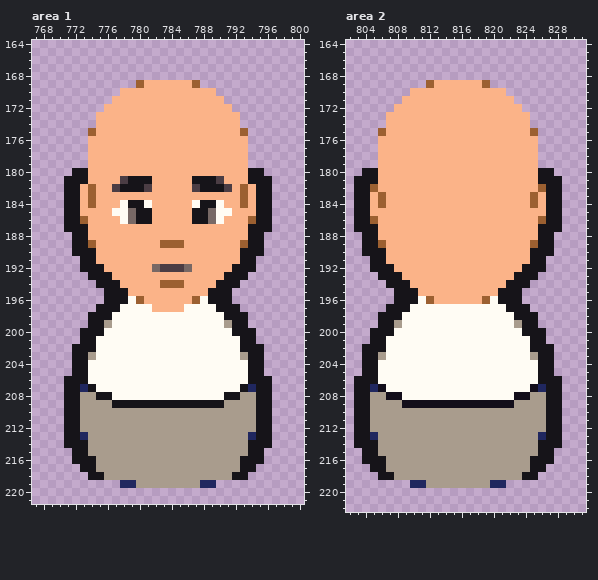
Pixel-art file, stored at godot/res/sprites/characters/characters.aseprite. The first picture shows the starting point.
960x480 pixels, 1 frame. Colours within 5 levels of each other are drawn and written as one. Shown: area 1: x 767..800, y 164..221; area 2: x 802..831, y 164..222. The commit also changed other parts of the picture, which this record leaves out.
Now the later version:
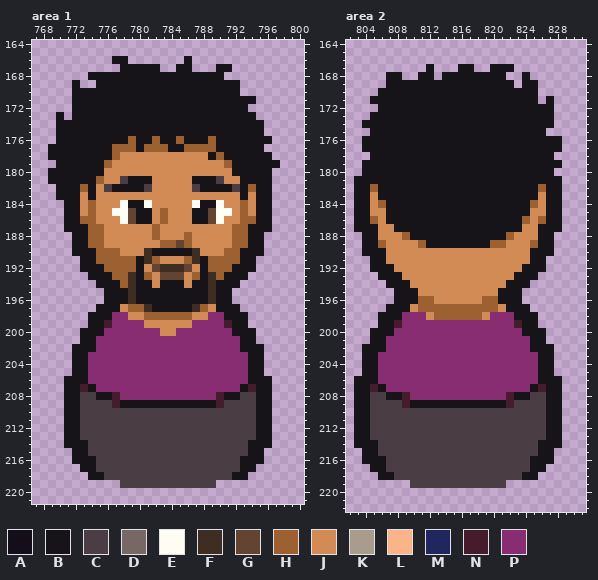
Palette (. is transparent): A #130e1a  B #161419  C #4b3d44  D #776865  E #fffcf4  F #3e2d22  G #634432  H #9c6031  J #d28b55  K #a99c8d  L #fbb388  M #20275f  N #461b2c  P #882d71
Edits made:
Area 1, layers "Outlines", "Hair & Clothes", "Main":
y 166: x 777..778 .. -> BB; x 786 . -> B
y 167: x 778..782 ..... -> BBBBB; x 785..786 .. -> BB; x 790..791 .. -> BB
y 168: x 774..790 ................. -> BBBBBBBBBBBBBBBBB
y 169: x 772 . -> B; x 775..792 .....HLLLLLLH..... -> BBBBBBBBBBBBBBBBBB
y 170: x 772..792 ......LLLLLLLLLLLL... -> BBBBBBBBBBBBBBBBBBBBB
y 171: x 772..794 .....LLLLLLLLLLLLLL.... -> BBBBBBBBBBBBBBBBBBBBBBB
y 172: x 772..793 ....LLLLLLLLLLLLLLLL.. -> BBBBBBBBBBBBBBBBBBBBBB
y 173: x 770 . -> B; x 772..794 ...LLLLLLLLLLLLLLLLLL.. -> BBBBBBBBBBBBBBBBBBBBBBB
y 174: x 770..795 .....LLLLLLLLLLLLLLLLLL... -> BBBBBBBBBBBBBBBBBBBBBBBBBB
y 175: x 770..795 ....HLLLLLLLLLLLLLLLLLLH.. -> BBBBBBBBBBBBBBBBBBBBBBBBBB
y 176: x 770..796 ....LLLLLLLLLLLLLLLLLLLL... -> BBBBBBBBBHBBHBBHBBBHBBBBBBB
y 177: x 769..795 .....LLLLLLLLLLLLLLLLLLLL.. -> BBBBBBBBHHHBHHHBBHHHHBBBBBB
y 178: x 769..796 .....LLLLLLLLLLLLLLLLLLLL... -> BBBBBBBBHJJJJJJJJJJJBHBBBBBB
y 179: x 770..797 ....LLLLLLLLLLLLLLLLLLLL.... -> BBBBBBHJJJJJJJJJJJJJJHBBBBBB
y 180: x 769..771 ... -> BBB; x 774..793 LLLLLLLLLLLLLLLLLLLL -> BBJJJJJJJJJJJJJJJJBB; x 796 . -> B
y 181: x 769..770 .. -> BB; x 774..777 LLLL -> BHJJ; x 782..786 LLLLL -> JJJJJ; x 791..793 LLL -> JJB
y 182: x 770 . -> B; x 773..777 LHLLC -> HBJCB; x 782..786 LLLLL -> JJJJJ; x 791..794 CLHL -> BCBH
y 183: x 770 . -> B; x 773..794 LHLLLLLLLLLLLLLLLLLLHL -> JBJJJJJJJJJJJJJJJJJJBJ
y 184: x 773 L -> J; x 775..777 LLL -> JJJ; x 782..786 LLLLL -> JJJJJ; x 791..792 LL -> JJ; x 794 L -> J
y 185: x 773..776 LLLL -> JHJJ; x 779 D -> G; x 782..786 LLLLL -> JHJJJ; x 789 D -> G; x 792..794 LLL -> JHJ
y 186: x 774..777 LLLL -> HJJJ; x 779 D -> G; x 782..786 LLLLL -> JHJJJ; x 789 D -> G; x 791..793 LLL -> JJH
y 187: x 774..793 LLLLLLLLLLLLLLLLLLLL -> HHJJJJJJHJJJJJJJJJHH
y 188: x 774..793 LLLLLLLLLLLLLLLLLLLL -> HHJJJJJJHJJJHJJJJJHH
y 189: x 775..782 LLLLLLLL -> HJJJJJJJ; x 785..792 HLLLLLLL -> GHJJJJJH
y 190: x 775..792 LLLLLLLLLLLLLLLLLL -> HHHJJJFBBBBBFJJJHH
y 191: x 775..792 LLLLLLLLLLLLLLLLLL -> HHHHHBFHJJJHFBHHHH
y 192: x 776..791 LLLLLLDCCCDLLLLL -> HHHHBJGFFFGJBHHH
y 193: x 777..790 LLLLLLLLLLLLLL -> HHFBHJGGGJHBFH
y 194: x 778..789 LLLLLHHHLLLL -> HFBBJBBBJBBF
y 195: x 779..789 LLLLLLLLLLB -> FBBBBBBBBBF
y 196: x 779..789 EHLLLLLLHEB -> FBBBBBBBBBF
y 197: x 778..789 EEEELLLLEEEE -> JHHFBBBBBFHJ
y 198: x 777..790 EEEEEEEEEEEEEE -> PPJJHHHHHHJJPP
y 199: x 776..791 KEEEEEEEEEEEEEEK -> NPPPPJJJJJJPPPPN
y 200: x 776..791 EEEEEEEEEEEEEEEE -> PPPPPPPJJPPPPPPP
y 201..202: x 775..792 EEEEEEEEEEEEEEEEEE -> PPPPPPPPPPPPPPPPPP
y 203: x 774..793 KEEEEEEEEEEEEEEEEEEK -> PPPPPPPPPPPPPPPPPPPP
y 204..206: x 774..793 EEEEEEEEEEEEEEEEEEEE -> PPPPPPPPPPPPPPPPPPPP
y 207: x 773 M -> N; x 775..792 EEEEEEEEEEEEEEEEEE -> PPPPPPPPPPPPPPPPPP; x 794 M -> N
y 208: x 773..774 KK -> CC; x 777..790 EEEEEEEEEEEEEE -> NPPPPPPPPPPPPN; x 793..794 KK -> CC
y 209: x 773..777 KKKKB -> CCCCN; x 790..794 BKKKK -> NCCCC
y 210..212: x 773..794 KKKKKKKKKKKKKKKKKKKKKK -> CCCCCCCCCCCCCCCCCCCCCC
y 213: x 773..794 MKKKKKKKKKKKKKKKKKKKKM -> CCCCCCCCCCCCCCCCCCCCCC
y 214..215: x 774..793 KKKKKKKKKKKKKKKKKKKK -> CCCCCCCCCCCCCCCCCCCC
y 216..217: x 775..792 KKKKKKKKKKKKKKKKKK -> CCCCCCCCCCCCCCCCCC
y 218: x 776..791 KKKKKKKKKKKKKKKK -> CCCCCCCCCCCCCCCC
y 219: x 778..789 MMKKKKKKKKMM -> CCCCCCCCCCCC
Area 2, layers "Hair & Clothes", "Main":
y 167: x 812 . -> B; x 816..817 .. -> BB; x 820..822 ... -> BBB
y 168: x 807..808 .. -> BB; x 811..812 .. -> BB; x 814..821 ........ -> BBBBBBBB; x 824 . -> B
y 169: x 807..822 .....HLLLLLLH... -> BBBBBBBBBBBBBBBB; x 824..825 .. -> BB
y 170: x 806..825 ....LLLLLLLLLLLL.... -> BBBBBBBBBBBBBBBBBBBB
y 171: x 805..825 ....LLLLLLLLLLLLLL... -> BBBBBBBBBBBBBBBBBBBBB; x 827 . -> B
y 172: x 806..827 ..LLLLLLLLLLLLLLLL.... -> BBBBBBBBBBBBBBBBBBBBBB
y 173: x 805..827 ..LLLLLLLLLLLLLLLLLL... -> BBBBBBBBBBBBBBBBBBBBBBB
y 174: x 804..827 ...LLLLLLLLLLLLLLLLLL... -> BBBBBBBBBBBBBBBBBBBBBBBB
y 175: x 805..826 .HLLLLLLLLLLLLLLLLLLH. -> BBBBBBBBBBBBBBBBBBBBBB
y 176..177: x 804..828 ..LLLLLLLLLLLLLLLLLLLL... -> BBBBBBBBBBBBBBBBBBBBBBBBB
y 178: x 805..827 .LLLLLLLLLLLLLLLLLLLL.. -> BBBBBBBBBBBBBBBBBBBBBBB
y 179: x 804..828 ..LLLLLLLLLLLLLLLLLLLL... -> BBBBBBBBBBBBBBBBBBBBBBBBB
y 180..182: x 806..825 LLLLLLLLLLLLLLLLLLLL -> BBBBBBBBBBBBBBBBBBBB
y 183: x 805..826 LHLLLLLLLLLLLLLLLLLLHL -> JBBBBBBBBBBBBBBBBBBBBJ
y 184: x 805 L -> J; x 807..824 LLLLLLLLLLLLLLLLLL -> BBBBBBBBBBBBBBBBBB; x 826 L -> J
y 185: x 805..826 LLLLLLLLLLLLLLLLLLLLLL -> JJBBBBBBBBBBBBBBBBBBJJ
y 186: x 806..825 LLLLLLLLLLLLLLLLLLLL -> JBBBBBBBBBBBBBBBBBHJ
y 187: x 806..825 LLLLLLLLLLLLLLLLLLLL -> JJBBBBBBBBBBBBBBBBJJ
y 188: x 806..825 LLLLLLLLLLLLLLLLLLLL -> JJJHBBBBBBBBBBBBHJJJ
y 189: x 807..824 LLLLLLLLLLLLLLLLLL -> JJJJHBBBBBBBBHHJJJ
y 190..191: x 807..824 LLLLLLLLLLLLLLLLLL -> JJJJJJJJJJJJJJJJJJ
y 192: x 808..823 LLLLLLLLLLLLLLLL -> JJJJJJJJJJJJJJJJ
y 193: x 809..822 LLLLLLLLLLLLLL -> JJJJJJJJJJJJJJ
y 194: x 810..821 LLLLLLLLLLLL -> JJJJJJJJJJJJ
y 195: x 811..820 LLLLLLLLLL -> JJJJJJJJJJ
y 196: x 811 E -> H; x 813..818 LLLLLL -> JJJJJJ; x 820 E -> H
y 197: x 810..821 EEEEEEEEEEEE -> JHHHHHHHHHHJ
y 198: x 809..822 EEEEEEEEEEEEEE -> PPPJHHHHHHJPPP
y 199: x 808..823 KEEEEEEEEEEEEEEK -> NPPPPPPPPPPPPPPN
y 200: x 808..823 EEEEEEEEEEEEEEEE -> PPPPPPPPPPPPPPPP
y 201..202: x 807..824 EEEEEEEEEEEEEEEEEE -> PPPPPPPPPPPPPPPPPP
y 203: x 806..825 KEEEEEEEEEEEEEEEEEEK -> PPPPPPPPPPPPPPPPPPPP
y 204..206: x 806..825 EEEEEEEEEEEEEEEEEEEE -> PPPPPPPPPPPPPPPPPPPP
y 207: x 805..826 MAEEEEEEEEEEEEEEEEEEAM -> NBPPPPPPPPPPPPPPPPPPBN
y 208: x 805..826 KKAAEEEEEEEEEEEEEEAAKK -> CCBBNPPPPPPPPPPPPNBBCC
y 209: x 805..826 KKKKAAAAAAAAAAAAAAKKKK -> CCCCNBBBBBBBBBBBBNCCCC
y 210..212: x 805..826 KKKKKKKKKKKKKKKKKKKKKK -> CCCCCCCCCCCCCCCCCCCCCC
y 213: x 805..826 MKKKKKKKKKKKKKKKKKKKKM -> CCCCCCCCCCCCCCCCCCCCCC
y 214..215: x 806..825 KKKKKKKKKKKKKKKKKKKK -> CCCCCCCCCCCCCCCCCCCC
y 216..217: x 807..824 KKKKKKKKKKKKKKKKKK -> CCCCCCCCCCCCCCCCCC
y 218: x 808..823 KKKKKKKKKKKKKKKK -> CCCCCCCCCCCCCCCC
y 219: x 810..821 MMKKKKKKKKMM -> CCCCCCCCCCCC
Boxes around the changes in both pictures, in picture pixels (x1, y1, x2, y2):
changed: (48, 56, 280, 488)
changed: (362, 64, 562, 488)
